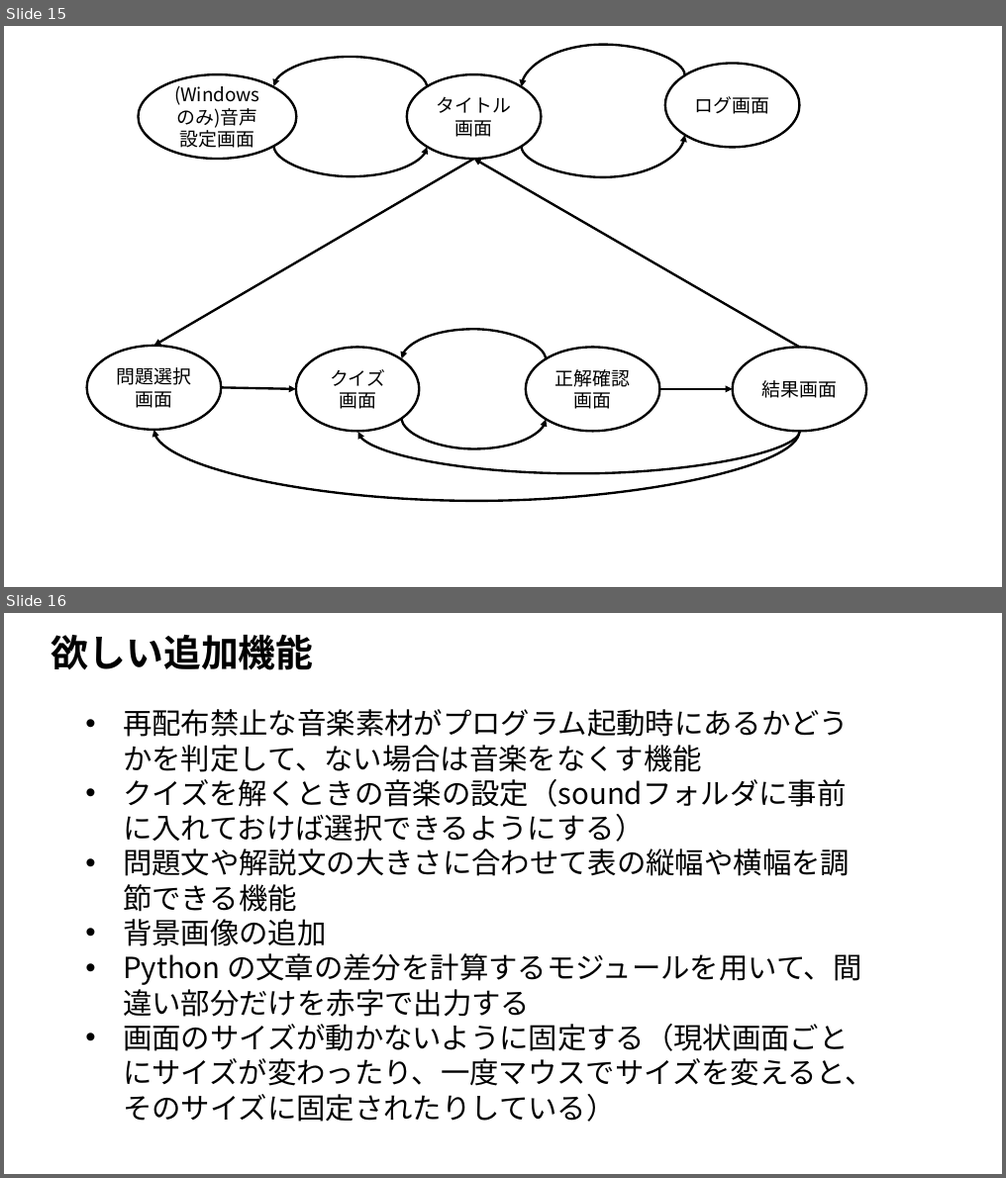
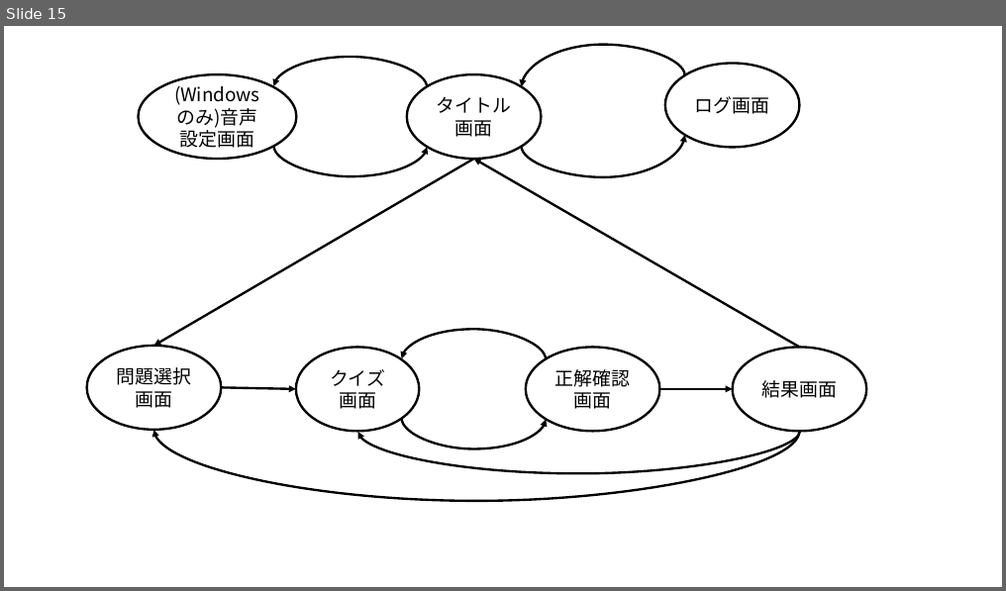
Before and after one commit to tanakai0/stdlib_py_typist, a slide deck: design.pptx. Shown one above the other, each under a label of ours: slides 15 and 16 before the commit, slide 15 after it. The pictures are 1006x1178 and 1006x591 pixels, drawn with LibreOffice and Linux fonts; fonts in the diff are those of the drawing. Boxes give left, top, right and bottom in pixels: in the first picture for what was removed or moved away, otherwise in the second. Text is boxed around its words. In the diff, an @@ line names an element or a change of style, - is before the commit and + after.

```diff
--- a/design.pptx
+++ b/design.pptx
@@ slide 16 removed at [4,613,1002,1174], background #FFFFFF @@
@@ text removed at [52,635,314,670] @@
-欲しい追加機能
@@ text removed at [123,709,873,1122] @@
-• 再配布禁止な音楽素材がプログラム起動時にあるかどうかを判定して、ない場合は音楽をなくす機能
-• クイズを解くときの音楽の設定（soundフォルダに事前に入れておけば選択できるようにする）
-• 問題文や解説文の大きさに合わせて表の縦幅や横幅を調節できる機能
-• 背景画像の追加
-• Python の文章の差分を計算するモジュールを用いて、間違い部分だけを赤字で出力する
-• 画面のサイズが動かないように固定する（現状画面ごとにサイズが変わったり、一度マウスでサイズを変えると、そのサイズに固定されたりしている）
```
Also in this commit, not shown: 3 other slides removed, 2 other files.
